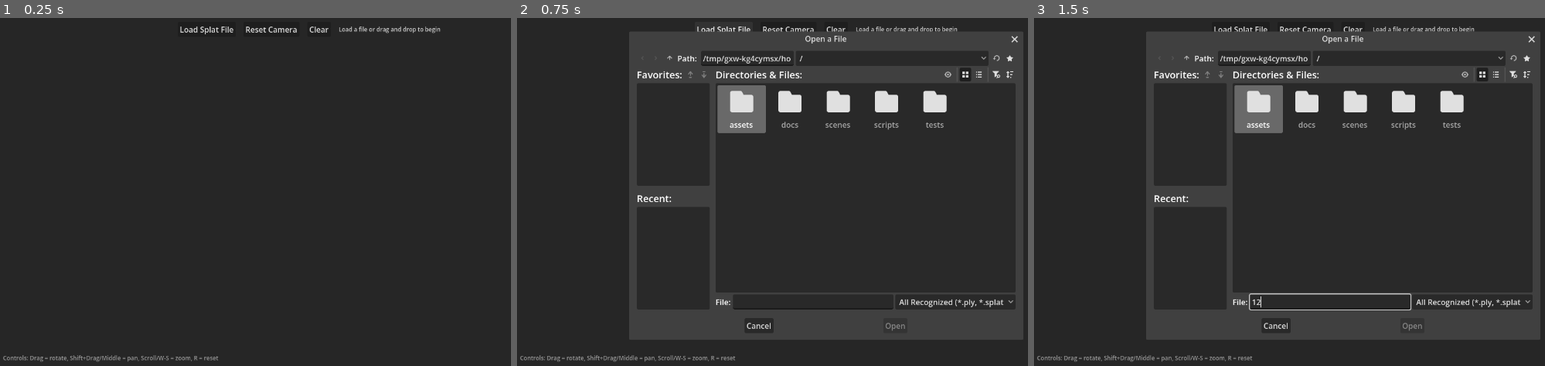
Above: before the commit, frames 1-3 (left to right).
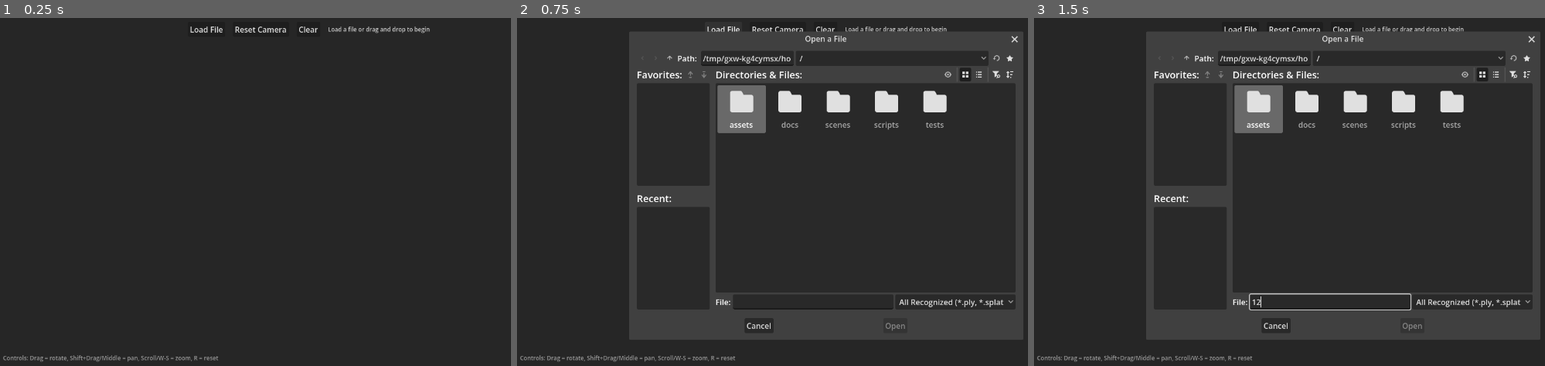
Above: after the commit, the same moments.

Repository: tessapower/3dgs-viewer
Game: Godot game, scene res://scenes/main.tscn
The game is run twice, just before and just after one commit, with the same random seed, the same clock (stepped at 60 frames per second) and the same inputs.
Inputs (mouse positions are in pixels of both pictures, inside the frame that each line leads up to):
- Up to frame 1 (0.25 s): no input
- Up to frame 2 (0.75 s): click "Load Splat File" (after the commit: "Load File") at 0.5 s
- Up to frame 3 (1.5 s): click (1330, 303) at 1.27 s; type "12" at 1.35 s

The runs differ from the first frame. In frame 1, 0.5% of the frame differs, in the area x 35-87%, y 2-5%; in frame 2, 0.5%; in frame 3, 0.5%.

Commit message:
Update button text

Diff:
--- a/scenes/main.tscn
+++ b/scenes/main.tscn
@@ -36,7 +36,7 @@
 size_flags_horizontal = 4
 size_flags_vertical = 4
 tooltip_text = "Click this button to load a Splat file. Accepted file types are .PLY, .SPLAT, and .XYZ."
-text = "Load Splat File"
+text = "Load File"
 
 [node name="ResetCameraButton" type="Button" parent="CanvasLayer/MarginContainer/UI/HBoxContainer"]
 layout_mode = 2
